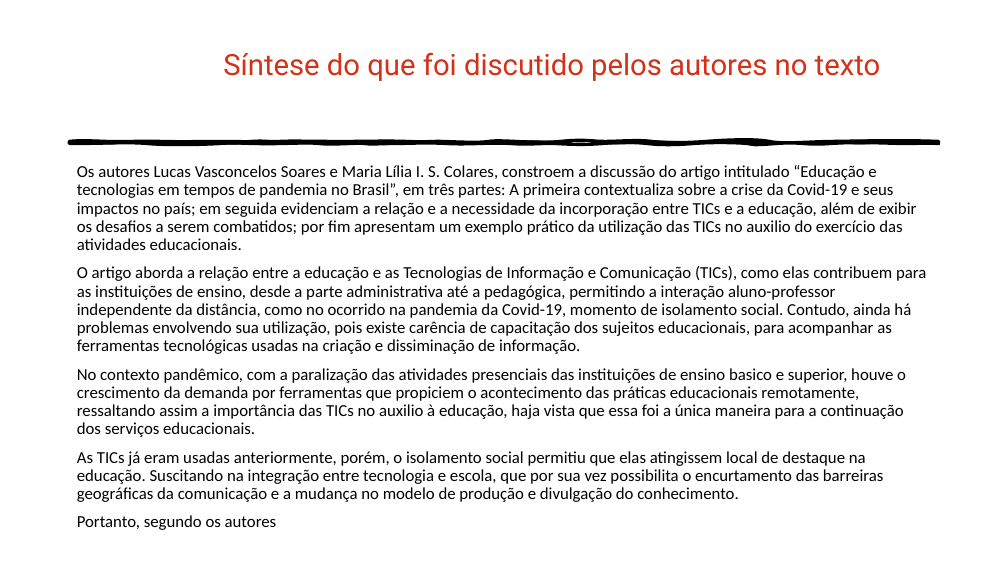
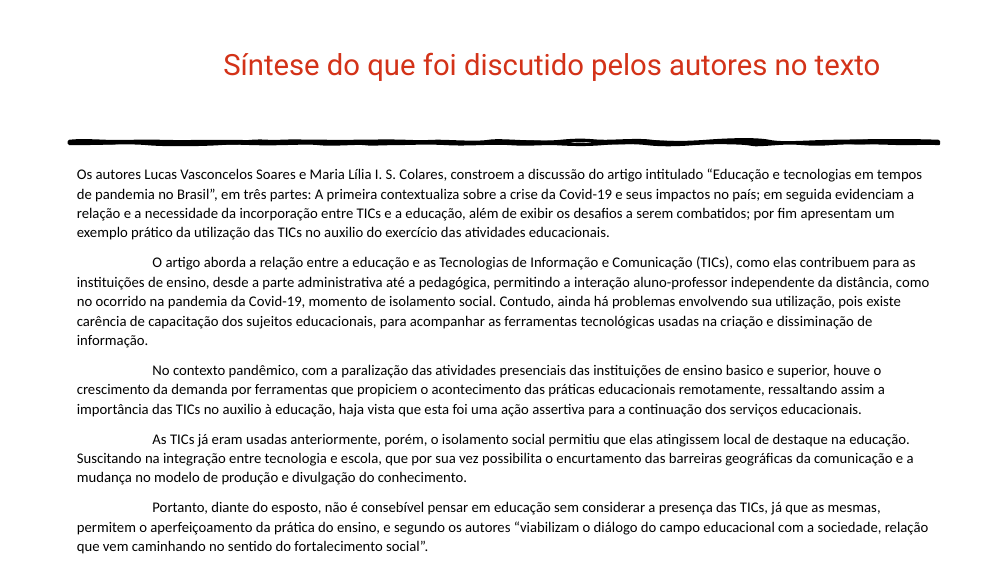
Before and after one commit to Luis-HCarvalho/pts-artigo-sintese, a slide deck: slide 6 of Apresentacao.pptx. Drawn at 1008x567 pixels with LibreOffice and Linux fonts; fonts in the diff are those of the drawing. Boxes give left, top, right and bottom in pixels: in the first picture for what was removed or moved away, otherwise in the second. Text is boxed around its words. In the diff, an @@ line names an element or a change of style, - is before the commit and + after.

Commit message:
apresentação teste 2

```diff
--- a/Apresentacao.pptx
+++ b/Apresentacao.pptx
@@ text at <box>77,168,929,485</box>: size 16 to 14 pt in "Os autores Lucas Vasconcelos Soares e Maria ...", "O artigo aborda a relação entre a ...", "As TICs já eram usadas anteriormente, porém, ..."; line spacing 0.9 to 1.1 @@
@@ text at <box>77,364,885,417</box>: text changed; size 16 to 14 pt @@
-No contexto pandêmico, com a paralização das atividades presenciais das instituições de ensino basico e superior, houve o crescimento da demanda por ferramentas que propiciem o acontecimento das práticas educacionais remotamente, ressaltando assim a importância das TICs no auxilio à educação, haja vista que essa foi a única maneira para a continuação dos serviços educacionais.
+No contexto pandêmico, com a paralização das atividades presenciais das instituições de ensino basico e superior, houve o crescimento da demanda por ferramentas que propiciem o acontecimento das práticas educacionais remotamente, ressaltando assim a importância das TICs no auxilio à educação, haja vista que esta foi uma ação assertiva para a continuação dos serviços educacionais.
@@ text at <box>152,501,881,515</box>: text changed; size 16 to 14 pt @@
-Portanto, segundo os autores
+Portanto, diante do esposto, não é consebível pensar em educação sem considerar a presença das TICs, já que as mesmas, permitem o aperfeiçoamento da prática do ensino, e segundo os autores “viabilizam o diálogo do campo educacional com a sociedade, relação que vem caminhando no sentido do fortalecimento social”.
```
